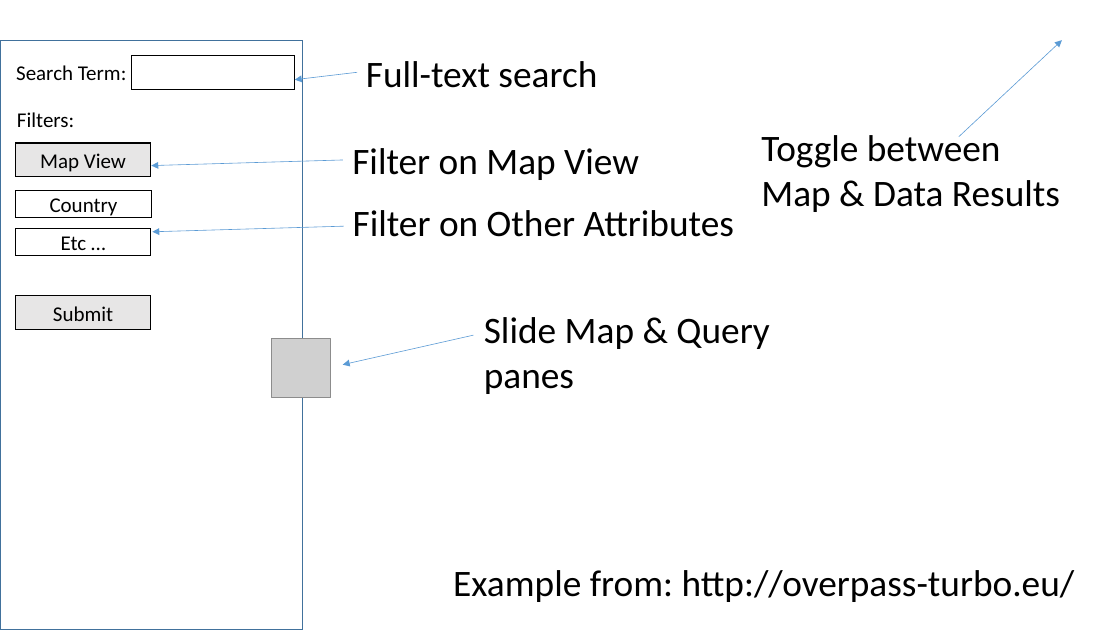
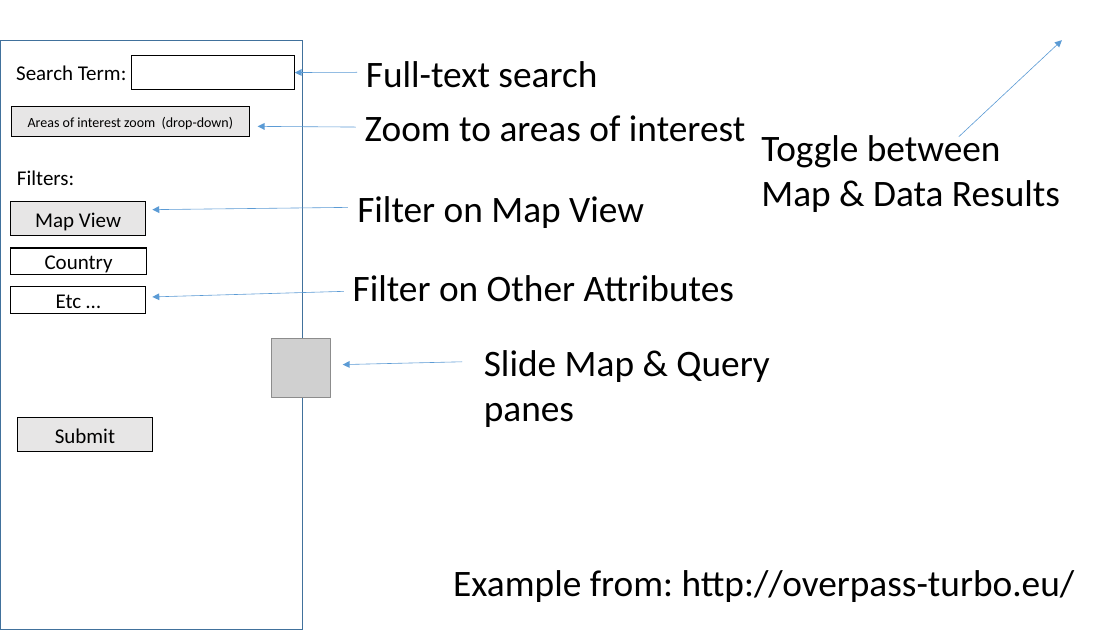
Before and after one commit to biocodellc/geome-db, a slide deck: slide 1 of docs/queryInterfaceThoughts.ppt. Drawn at 1120x630 pixels with LibreOffice and Linux fonts; fonts in the diff are those of the drawing; grey boxes stand for pictures; background and template pictures are left out. Boxes give left, top, right and bottom in pixels: in the first picture for what was removed or moved away, otherwise in the second. Text is boxed around its words. In the diff, an @@ line names an element or a change of style, - is before the commit and + after.

Commit message:
update to query interface thoughts

```diff
--- a/docs/queryInterfaceThoughts.ppt
+++ b/docs/queryInterfaceThoughts.ppt
@@ arrow moved from (357, 72) - (295, 80) to (357, 72) - (295, 72) @@
@@ rectangle added at (12,107,249,137), fill #E7E6E6, outline #000000 0.99 pt, 12 pt, text #000000 @@
+Areas of interest zoom (drop-down)
@@ text added at (365,115,745,142), 32 pt, text #000000 @@
+Zoom to areas of interest
@@ arrow added from (356, 127) to (258, 126), #5B9BD5 0.51 pt @@
@@ text "Filters:": place and size @@
-text "Filters:" at (17,112,74,127)
+text "Filters:" at (17,170,74,185)
@@ rectangle "Map View": place and size @@
-rectangle "Map View" at (16,143,150,176)
+rectangle "Map View" at (11,201,145,235)
@@ arrow moved from (343, 160) - (151, 165) to (348, 207) - (152, 210) @@
@@ text "Filter on Map View": place and size @@
-text "Filter on Map View" at (352,148,639,180)
+text "Filter on Map View" at (357,196,644,228)
@@ rectangle "Country": place and size @@
-rectangle "Country" at (16,191,151,217)
+rectangle "Country" at (11,248,146,275)
@@ text "Filter on Other Attributes": place and size @@
-text "Filter on Other Attributes" at (353,210,734,237)
+text "Filter on Other Attributes" at (353,275,734,302)
@@ rectangle "Etc …": place and size @@
-rectangle "Etc …" at (16,229,150,256)
+rectangle "Etc …" at (11,286,145,313)
@@ arrow moved from (343, 226) - (152, 232) to (343, 291) - (152, 297) @@
@@ text "Slide Map & Query panes": place and size @@
-text "Slide Map & Query panes" at (484,317,769,394)
+text "Slide Map & Query panes" at (484,350,769,427)
@@ arrow moved from (474, 335) - (343, 364) to (462, 362) - (343, 364) @@
@@ rectangle "Submit": place and size @@
-rectangle "Submit" at (16,296,150,329)
+rectangle "Submit" at (18,418,152,452)
```
